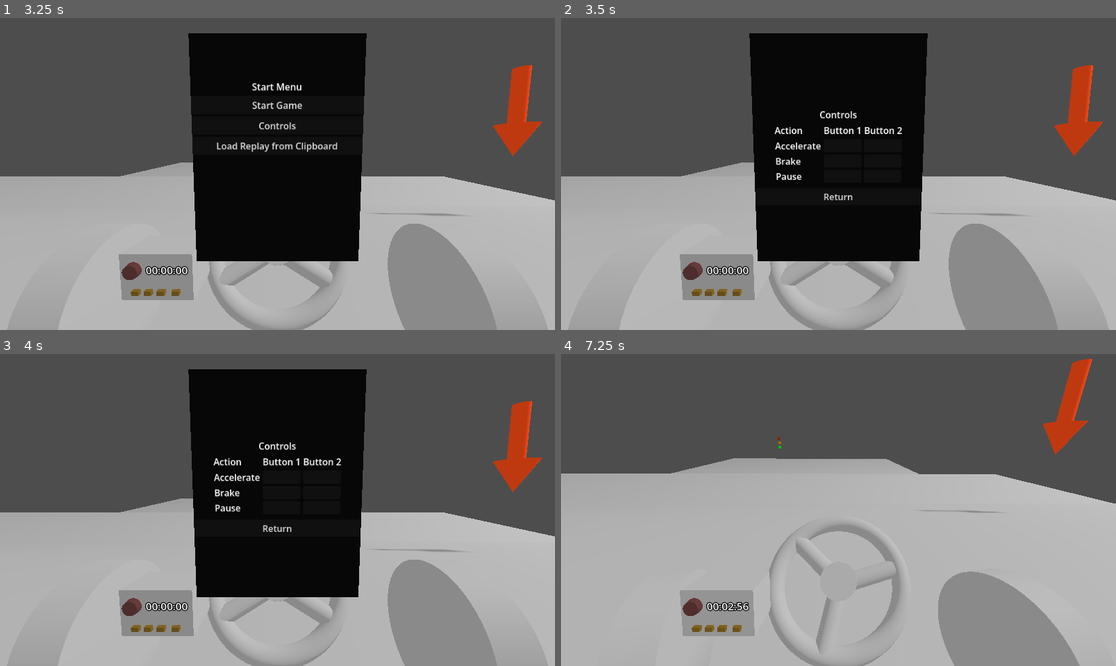
Above: before the commit, frames 1-4 (two rows, left to right).
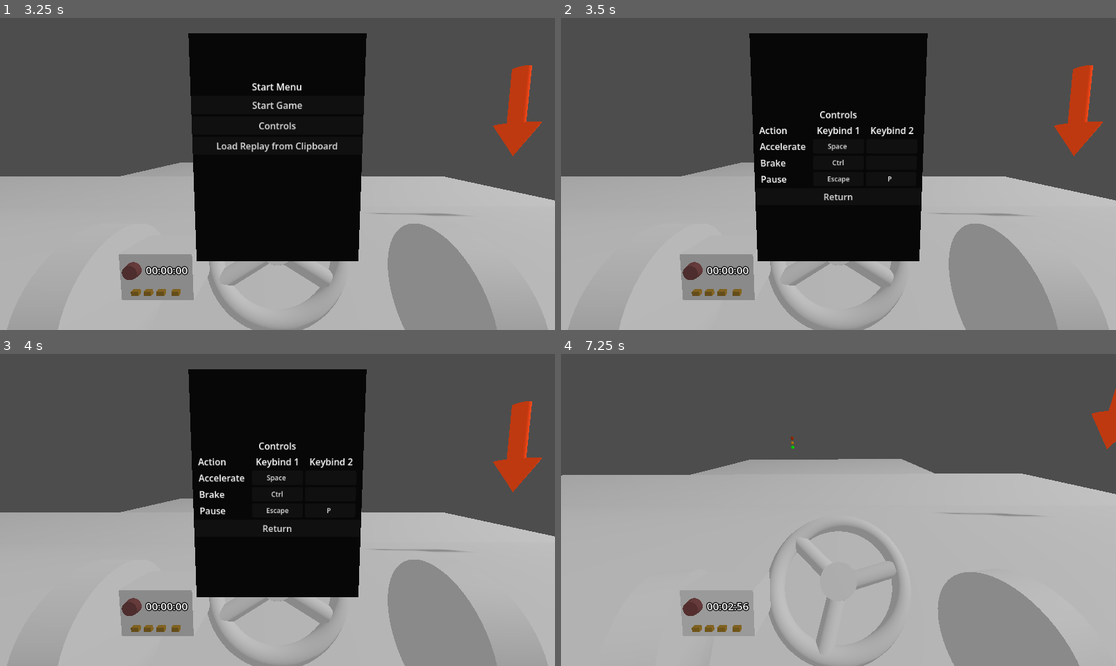
Above: after the commit, the same moments.

Repository: Lievven/connections
Game: Godot game, scene res://test_scene.tscn
The game is run twice, just before and just after one commit, with the same random seed, the same clock (stepped at 60 frames per second) and the same inputs.
Inputs (mouse positions are in pixels of both pictures, inside the frame that each line leads up to):
- Up to frame 1 (3.25 s): tap Enter at 0.5, 2 s; move the mouse to (399, 158) at 0.52 s; hold Right 0.53-1.28 s; hold Ctrl (break, bound only before the commit) 0.53-1.28 s; click (399, 158) at 0.67 s; tap Space (accelerate) at 1.25, 2.75 s; move the mouse to (166, 189) at 1.27 s; hold Down (ui_down) 1.28-2.03 s; tap Ctrl (break, bound only before the commit) at 1.35, 2.85 s; move the mouse to (333, 105) at 2.02 s; hold Right 2.03-2.78 s; hold Ctrl (break, bound only before the commit) 2.03-2.78 s; move the mouse to (249, 236) at 2.77 s; hold Space (accelerate) from 2.78 s (still down); click (249, 236) at 2.92 s
- Up to frame 2 (3.5 s): keep holding Space (accelerate)
- Up to frame 3 (4 s): move the mouse to (444, 556) at 3.52 s; release Space (accelerate) at 3.53 s; hold Left from 3.53 s (still down); hold Ctrl (break, bound only before the commit) from 3.53 s (still down)
- Up to frame 4 (7.25 s): tap Escape (pause) at 4.15 s; move the mouse to (672, 463) at 4.27 s; release Ctrl (break, bound only before the commit) at 4.28 s; tap Ctrl (break, bound only before the commit) at 4.35, 5.85 s; move the mouse to (866, 510) at 5.02 s; release Left at 5.03 s; hold Down (ui_down) 5.03-5.78 s; hold Ctrl (break, bound only before the commit) 5.03-5.78 s; click (866, 510) at 5.17 s; move the mouse to (755, 432) at 5.77 s; hold Right 5.78-6.53 s; move the mouse to (960, 494) at 6.52 s; hold Space (accelerate) from 6.53 s (still down); hold Ctrl (break, bound only before the commit) from 6.53 s (still down)

Frame 1 is identical in both runs. In frame 2, 0.9% of the frame differs, in the area x 35-64%, y 34-54%; in frame 3, 0.9%; in frame 4, 2.7%, in the area x 0-100%, y 1-100%.

Commit message:
Implemented custom keybinds

Diff:
--- /dev/null
+++ b/key_press_interceptor.gd
@@ -0,0 +1,26 @@
+class_name KeyPressInterceptor
+extends Control
+
+var interceptor: Node = null
+
+
+func _ready() -> void:
+	visible = false
+
+
+func intercept_event(intercepted_by: Node):
+	visible = true
+	interceptor = intercepted_by
+
+
+func intercept_finished():
+	visible = false
+	interceptor = null
+
+
+func _input(event: InputEvent) -> void:
+	if not visible or not interceptor:
+		return
+	accept_event()
+	if event.is_pressed() and interceptor.has_method("relay_input"):
+		interceptor.relay_input(event)
--- /dev/null
+++ b/key_press_interceptor.tscn
@@ -0,0 +1,45 @@
+[gd_scene format=3 uid="uid://0hdswuxbpvb4"]
+
+[ext_resource type="Script" uid="uid://brud818aqckr3" path="res://key_press_interceptor.gd" id="1_spgje"]
+
+[sub_resource type="Theme" id="Theme_spgje"]
+default_font_size = 100
+
+[node name="KeyPressInterceptor" type="Control" unique_id=1951095774]
+process_mode = 3
+top_level = true
+layout_mode = 3
+anchors_preset = 15
+anchor_right = 1.0
+anchor_bottom = 1.0
+grow_horizontal = 2
+grow_vertical = 2
+size_flags_horizontal = 3
+size_flags_vertical = 3
+script = ExtResource("1_spgje")
+
+[node name="ColorRect" type="ColorRect" parent="." unique_id=604359538]
+visible = false
+layout_mode = 1
+anchors_preset = 15
+anchor_right = 1.0
+anchor_bottom = 1.0
+grow_horizontal = 2
+grow_vertical = 2
+color = Color(0, 0, 0, 0.28627452)
+
+[node name="Label" type="Label" parent="." unique_id=914762983]
+layout_mode = 1
+anchors_preset = 8
+anchor_left = 0.5
+anchor_top = 0.5
+anchor_right = 0.5
+anchor_bottom = 0.5
+offset_left = -20.0
+offset_top = -11.5
+offset_right = 20.0
+offset_bottom = 11.5
+grow_horizontal = 2
+grow_vertical = 2
+theme = SubResource("Theme_spgje")
+text = "Press Key"
--- /dev/null
+++ b/menus/keybind_button.gd
@@ -0,0 +1,35 @@
+class_name KeybindButton
+extends Button
+
+@export var linked_action: String
+@export var event_index: int = 0
+
+var linked_event: InputEvent
+
+var awaiting_input = false
+
+func _ready() -> void:
+	var events = InputMap.action_get_events(linked_action)
+	if events.size() <= event_index:
+		return
+	linked_event = events[event_index]
+	text = linked_event.as_text().split("-")[0]
+	print(text)
+
+
+func relay_input(event: InputEvent) -> void:
+	if not awaiting_input or not event.is_pressed():
+		return
+	awaiting_input = false
+	key_press_interceptor.intercept_finished()
+
+	text = event.as_text()
+	if linked_event:
+		InputMap.action_erase_event(linked_action, linked_event)
+	linked_event = event
+	InputMap.action_add_event(linked_action, linked_event)
+
+
+func await_assign_key():
+	awaiting_input = true
+	key_press_interceptor.intercept_event(self)
--- /dev/null
+++ b/menus/keybind_button.tscn
@@ -0,0 +1,14 @@
+[gd_scene format=3 uid="uid://b5om20vrcrl1n"]
+
+[ext_resource type="Script" uid="uid://dx0om6ais00ww" path="res://menus/keybind_button.gd" id="1_0yagd"]
+
+[sub_resource type="Theme" id="Theme_0yagd"]
+default_font_size = 12
+
+[node name="KeybindButton" type="Button" unique_id=2127445497]
+theme = SubResource("Theme_0yagd")
+text_overrun_behavior = 2
+autowrap_trim_flags = 192
+script = ExtResource("1_0yagd")
+
+[connection signal="pressed" from="." to="." method="await_assign_key"]
--- a/menus/pause_menu.gd
+++ b/menus/pause_menu.gd
@@ -54,10 +54,6 @@
 	$GameOverMenu.position = game_over_menu_position + menu_offset
 	$PauseMenu.position = pause_menu_position + menu_offset
 	$ControlsMenu.position.y = controls_menu_position.y + menu_offset.y
-
-
-func _input(event: InputEvent) -> void:
-	pass
 
 
 func _continue_game() -> void:
--- a/menus/pause_menu.tscn
+++ b/menus/pause_menu.tscn
@@ -1,6 +1,7 @@
 [gd_scene format=3 uid="uid://dl7on1flvjpxf"]
 
 [ext_resource type="Script" uid="uid://biocvt642osuq" path="res://menus/pause_menu.gd" id="1_hdmo1"]
+[ext_resource type="PackedScene" uid="uid://b5om20vrcrl1n" path="res://menus/keybind_button.tscn" id="2_p1qj3"]
 
 [node name="PauseMenu" type="Control" unique_id=2089833742]
 custom_minimum_size = Vector2(300, 400)
@@ -162,46 +163,60 @@
 columns = 3
 
 [node name="Header" type="Label" parent="ControlsMenu/GridContainer" unique_id=1046227769]
+custom_minimum_size = Vector2(90, 0)
 layout_mode = 2
 text = "Action"
 
 [node name="Header2" type="Label" parent="ControlsMenu/GridContainer" unique_id=2032115158]
-layout_mode = 2
-text = "Button 1"
+custom_minimum_size = Vector2(90, 0)
+layout_mode = 2
+text = "Keybind 1"
+horizontal_alignment = 1
 
 [node name="Header3" type="Label" parent="ControlsMenu/GridContainer" unique_id=1957848954]
-layout_mode = 2
-text = "Button 2"
+custom_minimum_size = Vector2(90, 0)
+layout_mode = 2
+text = "Keybind 2"
+horizontal_alignment = 1
 
 [node name="Label" type="Label" parent="ControlsMenu/GridContainer" unique_id=1631972786]
 layout_mode = 2
 text = "Accelerate"
 
-[node name="Button" type="Button" parent="ControlsMenu/GridContainer" unique_id=1710040391]
-layout_mode = 2
-
-[node name="Button2" type="Button" parent="ControlsMenu/GridContainer" unique_id=1695748387]
-layout_mode = 2
+[node name="KeyButton1" parent="ControlsMenu/GridContainer" unique_id=2127445497 instance=ExtResource("2_p1qj3")]
+layout_mode = 2
+linked_action = "accelerate"
+
+[node name="KeyButton2" parent="ControlsMenu/GridContainer" unique_id=1031952461 instance=ExtResource("2_p1qj3")]
+layout_mode = 2
+linked_action = "accelerate"
+event_index = 1
 
 [node name="Label2" type="Label" parent="ControlsMenu/GridContainer" unique_id=1031498147]
 layout_mode = 2
 text = "Brake"
 
-[node name="Button4" type="Button" parent="ControlsMenu/GridContainer" unique_id=1737211315]
-layout_mode = 2
-
-[node name="Button3" type="Button" parent="ControlsMenu/GridContainer" unique_id=1627082976]
-layout_mode = 2
+[node name="KeyButton3" parent="ControlsMenu/GridContainer" unique_id=1723945566 instance=ExtResource("2_p1qj3")]
+layout_mode = 2
+linked_action = "brake"
+
+[node name="KeyButton4" parent="ControlsMenu/GridContainer" unique_id=489177832 instance=ExtResource("2_p1qj3")]
+layout_mode = 2
+linked_action = "brake"
+event_index = 1
 
 [node name="Label3" type="Label" parent="ControlsMenu/GridContainer" unique_id=781927452]
 layout_mode = 2
 text = "Pause"
 
-[node name="Button5" type="Button" parent="ControlsMenu/GridContainer" unique_id=1257198478]
-layout_mode = 2
-
-[node name="Button6" type="Button" parent="ControlsMenu/GridContainer" unique_id=1386891069]
-layout_mode = 2
+[node name="KeyButton5" parent="ControlsMenu/GridContainer" unique_id=2026950708 instance=ExtResource("2_p1qj3")]
+layout_mode = 2
+linked_action = "pause"
+
+[node name="KeyButton6" parent="ControlsMenu/GridContainer" unique_id=1224522357 instance=ExtResource("2_p1qj3")]
+layout_mode = 2
+linked_action = "pause"
+event_index = 1
 
 [node name="PreviousMenu" type="Button" parent="ControlsMenu" unique_id=574156245]
 layout_mode = 2
--- a/menus/phone_menu.gd
+++ b/menus/phone_menu.gd
@@ -17,7 +17,8 @@
 	activate_menu()
 	connection_manager.win_run.connect(activate_menu)
 
-func _input(event: InputEvent) -> void:
+
+func _unhandled_input(event: InputEvent) -> void:
 	if event.is_action_pressed("pause"):
 		if visible:
 			deactivate_menu()
--- a/menus/phone_menu.tscn
+++ b/menus/phone_menu.tscn
@@ -63,6 +63,5 @@
 
 [node name="PauseMenu" parent="Sprite3D/SubViewport" unique_id=2089833742 node_paths=PackedStringArray("phone_menu") instance=ExtResource("1_xywsr")]
 phone_menu = NodePath("../../..")
-switch_menu_time = 0.5
 
 [connection signal="input_event" from="Sprite3D/Area3D" to="Sprite3D" method="_on_input_event"]
--- a/project.godot
+++ b/project.godot
@@ -18,6 +18,7 @@
 [autoload]
 
 connection_manager="*uid://c07oci6k0mpqr"
+key_press_interceptor="*uid://0hdswuxbpvb4"
 
 [debug]
 
@@ -30,15 +31,15 @@
 "events": [Object(InputEventKey,"resource_local_to_scene":false,"resource_name":"","device":0,"window_id":0,"alt_presse …(189 unchanged characters)…
 ]
 }
-break={
-"deadzone": 0.2,
-"events": [Object(InputEventKey,"resource_local_to_scene":false,"resource_name":"","device":-1,"window_id":0,"alt_pressed":false,"shift_pressed":false,"ctrl_pressed":false,"meta_pressed":false,"pressed":false,"keycode":0,"physical_keycode":4194326,"key_label":0,"unicode":0,"location":0,"echo":false,"script":null)
-]
-}
 pause={
 "deadzone": 0.2,
 "events": [Object(InputEventKey,"resource_local_to_scene":false,"resource_name":"","device":-1,"window_id":0,"alt_press …(195 unchanged characters)…
 , Object(InputEventKey,"resource_local_to_scene":false,"resource_name":"","device":-1,"window_id":0,"alt_pressed":false …(183 unchanged characters)…
+]
+}
+brake={
+"deadzone": 0.2,
+"events": [Object(InputEventKey,"resource_local_to_scene":false,"resource_name":"","device":-1,"window_id":0,"alt_pressed":false,"shift_pressed":false,"ctrl_pressed":false,"meta_pressed":false,"pressed":false,"keycode":0,"physical_keycode":4194326,"key_label":0,"unicode":0,"location":0,"echo":false,"script":null)
 ]
 }
 
--- a/test_scene.tscn
+++ b/test_scene.tscn
@@ -150,28 +150,34 @@
 [node name="Marker" type="Marker3D" parent="VehicleBody3D" unique_id=18874712]
 transform = Transform3D(0.2963583, 0.18280986, -0.9374179, -0.9550768, 0.05672551, -0.29087874, 9.1749985e-09, 0.9815104, 0.19140853, -0.3947153, 0.4856944, -0.13423538)
 
-[node name="ChoicePath" type="Path3D" parent="." unique_id=1315854618]
+[node name="ChoicePath" type="Path3D" parent="." unique_id=1315854618 node_paths=PackedStringArray("connections")]
 transform = Transform3D(1, 0, 0, 0, 1, 0, 0, 0, 1, 0, 8, 39)
 curve = SubResource("Curve3D_8pr8v")
 script = ExtResource("3_8pr8v")
-metadata/_custom_type_script = "uid://b3i36872q1ksy"
-
-[node name="ChoicePath4" type="Path3D" parent="ChoicePath" unique_id=747784266]
+connections = [NodePath("ChoicePath4"), NodePath("ChoicePath2")]
+metadata/_custom_type_script = "uid://b3i36872q1ksy"
+
+[node name="ChoicePath4" type="Path3D" parent="ChoicePath" unique_id=747784266 node_paths=PackedStringArray("connections")]
 transform = Transform3D(1, 0, 0, 0, 1, 0, 0, 0, 1, 8, -3, -23)
 curve = SubResource("Curve3D_rpuu0")
 script = ExtResource("3_8pr8v")
-metadata/_custom_type_script = "uid://b3i36872q1ksy"
-
-[node name="ChoicePath" type="Path3D" parent="ChoicePath" unique_id=1984186258]
+connections = [NodePath("../ChoicePath")]
+max_bikes = 3
+metadata/_custom_type_script = "uid://b3i36872q1ksy"
+
+[node name="ChoicePath" type="Path3D" parent="ChoicePath" unique_id=1984186258 node_paths=PackedStringArray("traffic_light", "connections")]
 transform = Transform3D(1, 0, 0, 0, 1, 0, 0, 0, 1, 0, -3, -39)
 curve = SubResource("Curve3D_buypi")
 script = ExtResource("3_8pr8v")
-metadata/_custom_type_script = "uid://b3i36872q1ksy"
-
-[node name="ChoicePath2" type="Path3D" parent="ChoicePath" unique_id=1126348419]
+traffic_light = NodePath("../../TrafficLight")
+connections = [NodePath("../ChoicePath5")]
+metadata/_custom_type_script = "uid://b3i36872q1ksy"
+
+[node name="ChoicePath2" type="Path3D" parent="ChoicePath" unique_id=1126348419 node_paths=PackedStringArray("connections")]
 transform = Transform3D(1, 0, 0, 0, 1, 0, 0, 0, 1, -14, -4, -28)
 curve = SubResource("Curve3D_njel3")
 script = ExtResource("3_8pr8v")
+connections = [NodePath("../ChoicePath3")]
 metadata/_custom_type_script = "uid://b3i36872q1ksy"
 
 [node name="ChoicePath3" type="Path3D" parent="ChoicePath" unique_id=1012526824]
@@ -180,10 +186,11 @@
 script = ExtResource("3_8pr8v")
 metadata/_custom_type_script = "uid://b3i36872q1ksy"
 
-[node name="ChoicePath5" type="Path3D" parent="ChoicePath" unique_id=1034848467]
+[node name="ChoicePath5" type="Path3D" parent="ChoicePath" unique_id=1034848467 node_paths=PackedStringArray("connections")]
 transform = Transform3D(1, 0, 0, 0, 1, 0, 0, 0, 1, 26, 0, -135)
 curve = SubResource("Curve3D_coq8p")
 script = ExtResource("3_8pr8v")
+connections = [NodePath("../ChoicePath3")]
 metadata/_custom_type_script = "uid://b3i36872q1ksy"
 
 [node name="BikeSpawner" parent="ChoicePath" unique_id=1282200984 node_paths=PackedStringArray("entry_path") instance=ExtResource("6_8pr8v")]
Not shown, added: key_press_interceptor.gd.uid
Not shown, added: menus/keybind_button.gd.uid
Binary file added: vehicles/Lenkrad.glb
Not shown, added: vehicles/Lenkrad.glb.import
